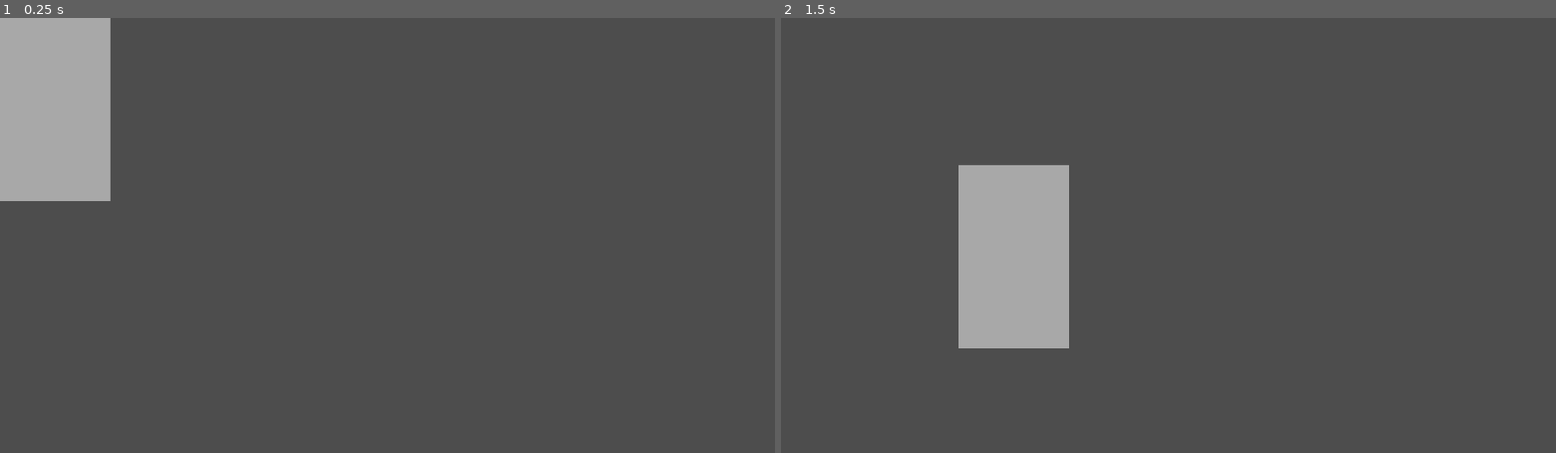
Above: before the commit, frames 1-2 (left to right).
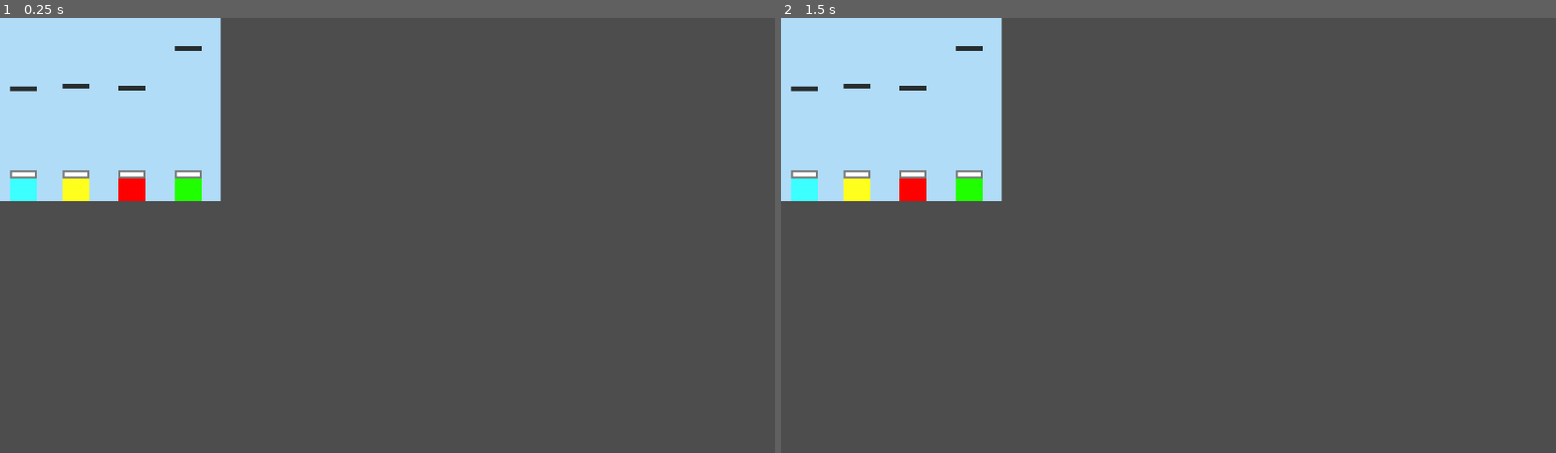
Above: after the commit, the same moments.

Repository: diceysnikey/untitled-popup-arcade-game
Game: Godot game, scene res://scenes/game.tscn
Two runs of this game, one before a commit and one after it. Both use one fixed random seed, a clock stepped at 60 frames per second and the inputs below.
Inputs (mouse positions are in pixels of both pictures, inside the frame that each line leads up to):
- Up to frame 1 (0.25 s): no input
- Up to frame 2 (1.5 s): tap Enter at 0.5 s; move the mouse to (835, 109) at 0.52 s; press the mouse at (835, 109) at 0.53 s; tap Space at 1.25 s; move the mouse to (1013, 257) at 1.27 s; release the mouse at (1013, 257) at 1.28 s; click (1013, 257) at 1.35 s

The runs differ from the first frame. In frame 1, 12% of the frame differs, in the area x 0-29%, y 0-43%; in frame 2, 18%, in the area x 0-38%, y 0-76%.

Commit message:
Added the first minigame, Budget

Diff:
--- /dev/null
+++ b/minigame_tasks/task_budget.gd
@@ -0,0 +1,88 @@
+extends "res://scripts/window.gd"
+
+var pillar_mouse_tracker = {
+	"Pillar1": false, "Pillar2": false, "Pillar3": false, "Pillar4":false
+	}
+var pillar_dragging_tracker = {
+	"Pillar1": false, "Pillar2": false, "Pillar3": false, "Pillar4":false
+	}
+var target_tracker = {
+	"Target1": false, "Target2": false, "Target3": false, "Target4": false,
+}
+var distance_offset = 0
+
+func _setup_connections() -> void:
+	for i in range(1, 5):
+		var pillar_i = "Pillar" + str(i)
+		get_node(pillar_i).get_child(0).mouse_entered.connect(_update_pillar_mouse_tracker.bind(pillar_i, true))
+		get_node(pillar_i).get_child(0).mouse_exited.connect(_update_pillar_mouse_tracker.bind(pillar_i, false))
+	for i in range(1, 5):
+		var target_i = "Target" + str(i)
+		get_node(target_i).get_child(0).area_entered.connect(_update_target_tracker.bind(target_i, true))
+		get_node(target_i).get_child(0).area_exited.connect(_update_target_tracker.bind(target_i, false))
+
+# Dragging/Resizing Start
+func _update_pillar_mouse_tracker(pillar:String, mouse_inside_pillar:bool):
+	pillar_mouse_tracker[pillar] = mouse_inside_pillar
+func _pillar_dragging_logic(pillar:String) -> void:
+	if Input.is_action_just_pressed("Hold_Left"):
+		_set_distanceOffset(pillar)
+		pillar_dragging_tracker[pillar] = true
+	if Input.is_action_pressed("Hold_Left") and pillar_dragging_tracker[pillar]:
+		get_node(pillar).global_position.y = clamp(get_global_mouse_position().y + distance_offset, 0, $ColorRect.size.y - 40)
+		_pillar_sizing_logic(pillar)
+	if Input.is_action_just_released("Hold_Left"):
+		pillar_dragging_tracker[pillar] = false
+func _pillar_sizing_logic(pillar:String) -> void:
+	var distance_to_bottom = $ColorRect.size.y - get_node(pillar).global_position.y
+	get_node(pillar).size.y = distance_to_bottom
+func _call_pillar_dragging_logic() -> void:
+	if pillar_mouse_tracker.find_key(true) != null or pillar_dragging_tracker.find_key(true) != null:
+		if pillar_dragging_tracker.find_key(true) != null:
+			_pillar_dragging_logic(pillar_dragging_tracker.find_key(true))
+		else:
+			_pillar_dragging_logic(pillar_mouse_tracker.find_key(true))
+func _set_distanceOffset(pillar:String) -> void:
+	distance_offset = get_node(pillar).global_position.y - get_global_mouse_position().y
+# Dragging/Resizing End
+
+# Target Start
+func _update_target_tracker(area:Area2D, target:String, target_entered:bool) -> void:
+	if area.is_in_group("PillarTargetArea"):
+		target_tracker[target] = target_entered
+		_change_target_color(target, target_entered)
+func _setup_targets() -> void:
+	for target in target_tracker:
+		get_node(target).global_position.y = randi_range(0, $ColorRect.size.y - 60)
+func _change_target_color(target:String, target_entered:bool) -> void:
+	if target_entered:
+		get_node(target).color = Color(0.157, 0.929, 0.18, 1.0)
+	else:
+		get_node(target).color = Color(0.157, 0.176, 0.18)
+# Target End
+
+func _check_for_win() -> void:
+	var count = 0
+	for target in target_tracker:
+		if target_tracker[target]:
+			count += 1
+	if count == 4 and pillar_dragging_tracker.find_key(true) == null:
+		_task_completed()
+
+func _task_completed() -> void:
+	$Blur.visible = true
+	$Checkmark.visible = true
+	for child in get_children():
+		child.process_mode = Node.PROCESS_MODE_DISABLED
+	await get_tree().create_timer(2).timeout
+	self.queue_free()
+
+func _ready() -> void:
+	super._ready()
+	_setup_connections()
+	_setup_targets()
+
+func _process(delta: float) -> void:
+	super._process(delta)
+	_call_pillar_dragging_logic()
+	_check_for_win()
--- /dev/null
+++ b/minigame_tasks/task_budget.tscn
@@ -0,0 +1,203 @@
+[gd_scene format=3 uid="uid://b7cvq8k2uvcoy"]
+
+[ext_resource type="Script" uid="uid://pue7nitftewn" path="res://minigame_tasks/task_budget.gd" id="1_0tesw"]
+[ext_resource type="Texture2D" uid="uid://b60wh6equ8nyc" path="res://textures_and_audios/checkmark.png" id="2_inj3t"]
+
+[sub_resource type="RectangleShape2D" id="RectangleShape2D_inj3t"]
+size = Vector2(328, 273)
+
+[sub_resource type="RectangleShape2D" id="RectangleShape2D_24sc2"]
+size = Vector2(34, 6)
+
+[sub_resource type="RectangleShape2D" id="RectangleShape2D_0tesw"]
+size = Vector2(40, 7)
+
+[node name="Task_Budget" type="Node2D" unique_id=1479175470]
+process_mode = 3
+script = ExtResource("1_0tesw")
+
+[node name="ColorRect" type="ColorRect" parent="." unique_id=226447483]
+offset_right = 328.0
+offset_bottom = 273.0
+mouse_filter = 2
+color = Color(0.68963265, 0.8629644, 0.9705463, 1)
+
+[node name="Area2D" type="Area2D" parent="." unique_id=968812089]
+visible = false
+modulate = Color(0.35970744, 0.83901966, 1.540184e-06, 1)
+
+[node name="CollisionShape2D" type="CollisionShape2D" parent="Area2D" unique_id=96044623]
+position = Vector2(164, 136.5)
+shape = SubResource("RectangleShape2D_inj3t")
+
+[node name="Pillar1" type="ColorRect" parent="." unique_id=163799007]
+offset_left = 15.0
+offset_top = 233.0
+offset_right = 55.0
+offset_bottom = 273.0
+color = Color(0.23529412, 1, 1, 1)
+
+[node name="Slider" type="ColorRect" parent="Pillar1" unique_id=1602855852]
+layout_mode = 0
+offset_top = -6.0
+offset_right = 40.0
+offset_bottom = 6.0
+color = Color(0.48178947, 0.48178947, 0.48178947, 1)
+
+[node name="TargetInteracter" type="Area2D" parent="Pillar1" unique_id=172275147 groups=["PillarTargetArea"]]
+
+[node name="ColorRect" type="ColorRect" parent="Pillar1/TargetInteracter" unique_id=130281802]
+offset_left = 3.0
+offset_top = -3.0
+offset_right = 37.0
+offset_bottom = 3.0
+mouse_filter = 2
+
+[node name="CollisionShape2D" type="CollisionShape2D" parent="Pillar1/TargetInteracter" unique_id=657400862]
+position = Vector2(20, 0)
+shape = SubResource("RectangleShape2D_24sc2")
+
+[node name="Pillar2" type="ColorRect" parent="." unique_id=1453034051]
+offset_left = 93.0
+offset_top = 233.0
+offset_right = 133.0
+offset_bottom = 273.0
+color = Color(1, 1, 0.11372549, 1)
+
+[node name="Slider" type="ColorRect" parent="Pillar2" unique_id=491248561]
+layout_mode = 0
+offset_top = -6.0
+offset_right = 40.0
+offset_bottom = 6.0
+color = Color(0.48178947, 0.48178947, 0.48178947, 1)
+
+[node name="TargetInteracter" type="Area2D" parent="Pillar2" unique_id=1250219922 groups=["PillarTargetArea"]]
+
+[node name="ColorRect" type="ColorRect" parent="Pillar2/TargetInteracter" unique_id=195351227]
+offset_left = 3.0
+offset_top = -3.0
+offset_right = 37.0
+offset_bottom = 3.0
+mouse_filter = 2
+
+[node name="CollisionShape2D" type="CollisionShape2D" parent="Pillar2/TargetInteracter" unique_id=311789715]
+position = Vector2(20, 0)
+shape = SubResource("RectangleShape2D_24sc2")
+
+[node name="Pillar3" type="ColorRect" parent="." unique_id=1822541170]
+offset_left = 176.0
+offset_top = 233.0
+offset_right = 216.0
+offset_bottom = 273.0
+color = Color(1, 0, 0, 1)
+
+[node name="Slider" type="ColorRect" parent="Pillar3" unique_id=734681130]
+layout_mode = 0
+offset_top = -6.0
+offset_right = 40.0
+offset_bottom = 6.0
+color = Color(0.48178947, 0.48178947, 0.48178947, 1)
+
+[node name="TargetInteracter" type="Area2D" parent="Pillar3" unique_id=90439770 groups=["PillarTargetArea"]]
+
+[node name="ColorRect" type="ColorRect" parent="Pillar3/TargetInteracter" unique_id=134211469]
+offset_left = 3.0
+offset_top = -3.0
+offset_right = 37.0
+offset_bottom = 3.0
+mouse_filter = 2
+
+[node name="CollisionShape2D" type="CollisionShape2D" parent="Pillar3/TargetInteracter" unique_id=527745094]
+position = Vector2(20, 0)
+shape = SubResource("RectangleShape2D_24sc2")
+
+[node name="Pillar4" type="ColorRect" parent="." unique_id=1394133555]
+offset_left = 260.0
+offset_top = 233.0
+offset_right = 300.0
+offset_bottom = 273.0
+color = Color(0.12156863, 1, 0, 1)
+
+[node name="Slider" type="ColorRect" parent="Pillar4" unique_id=1946005839]
+layout_mode = 0
+offset_top = -6.0
+offset_right = 40.0
+offset_bottom = 6.0
+color = Color(0.48178947, 0.48178947, 0.48178947, 1)
+
+[node name="TargetInteracter" type="Area2D" parent="Pillar4" unique_id=271256707 groups=["PillarTargetArea"]]
+
+[node name="ColorRect" type="ColorRect" parent="Pillar4/TargetInteracter" unique_id=940606048]
+offset_left = 3.0
+offset_top = -3.0
+offset_right = 37.0
+offset_bottom = 3.0
+mouse_filter = 2
+
+[node name="CollisionShape2D" type="CollisionShape2D" parent="Pillar4/TargetInteracter" unique_id=465343358]
+position = Vector2(20, 0)
+shape = SubResource("RectangleShape2D_24sc2")
+
+[node name="Target1" type="ColorRect" parent="." unique_id=538418346]
+offset_left = 15.0
+offset_right = 55.0
+offset_bottom = 7.0
+mouse_filter = 2
+color = Color(0.15686275, 0.1764706, 0.18039216, 1)
+
+[node name="Area2D" type="Area2D" parent="Target1" unique_id=2057302773]
+
+[node name="CollisionShape2D" type="CollisionShape2D" parent="Target1/Area2D" unique_id=484358892]
+position = Vector2(20, 3.5)
+shape = SubResource("RectangleShape2D_0tesw")
+
+[node name="Target2" type="ColorRect" parent="." unique_id=843079162]
+offset_left = 93.0
+offset_right = 133.0
+offset_bottom = 7.0
+mouse_filter = 2
+color = Color(0.155767, 0.17800295, 0.18021259, 1)
+
+[node name="Area2D" type="Area2D" parent="Target2" unique_id=1603448189]
+
+[node name="CollisionShape2D" type="CollisionShape2D" parent="Target2/Area2D" unique_id=1733555034]
+position = Vector2(20, 3.5)
+shape = SubResource("RectangleShape2D_0tesw")
+
+[node name="Target3" type="ColorRect" parent="." unique_id=1009482456]
+offset_left = 176.0
+offset_right = 216.0
+offset_bottom = 7.0
+mouse_filter = 2
+color = Color(0.155767, 0.17800295, 0.18021259, 1)
+
+[node name="Area2D" type="Area2D" parent="Target3" unique_id=1011121421]
+
+[node name="CollisionShape2D" type="CollisionShape2D" parent="Target3/Area2D" unique_id=835873532]
+position = Vector2(20, 3.5)
+shape = SubResource("RectangleShape2D_0tesw")
+
+[node name="Target4" type="ColorRect" parent="." unique_id=198773438]
+offset_left = 260.0
+offset_right = 300.0
+offset_bottom = 7.0
+mouse_filter = 2
+color = Color(0.155767, 0.17800295, 0.18021259, 1)
+
+[node name="Area2D" type="Area2D" parent="Target4" unique_id=1367654792]
+
+[node name="CollisionShape2D" type="CollisionShape2D" parent="Target4/Area2D" unique_id=1066976966]
+position = Vector2(20, 3.5)
+shape = SubResource("RectangleShape2D_0tesw")
+
+[node name="Blur" type="ColorRect" parent="." unique_id=1868814619]
+visible = false
+offset_right = 328.0
+offset_bottom = 273.0
+color = Color(0.105882354, 0.105882354, 0.105882354, 0.73333335)
+
+[node name="Checkmark" type="Sprite2D" parent="." unique_id=364041636]
+visible = false
+position = Vector2(160, 145)
+scale = Vector2(2.25, 2.25)
+texture = ExtResource("2_inj3t")
--- a/project.godot
+++ b/project.godot
@@ -14,6 +14,10 @@
 run/main_scene="res://scenes/game.tscn"
 config/features=PackedStringArray("4.6", "GL Compatibility")
 config/icon="res://textures_and_audios/icon.svg"
+
+[display]
+
+window/stretch/scale_mode="integer"
 
 [editor_plugins]
 
@@ -33,6 +37,8 @@
 
 [rendering]
 
+textures/canvas_textures/default_texture_filter=0
 rendering_device/driver.windows="d3d12"
 renderer/rendering_method="gl_compatibility"
 renderer/rendering_method.mobile="gl_compatibility"
+2d/snap/snap_2d_transforms_to_pixel=true
--- a/scripts/game.gd
+++ b/scripts/game.gd
@@ -1,4 +1,4 @@
 extends Node2D
 
 func _ready() -> void:
-	add_child(preload("res://scenes/window.tscn").instantiate())
+	add_child(preload("res://minigame_tasks/task_budget.tscn").instantiate())
--- a/scripts/window.gd
+++ b/scripts/window.gd
@@ -3,7 +3,6 @@
 var mouse_inside = false
 var dragging = false
 var mouse_distance_offset:Vector2
-
 
 func _mouse_entered_area() -> void:
 	mouse_inside = true
@@ -11,7 +10,6 @@
 	mouse_inside = false
 func _set_mouse_distance_offset() -> void:
 	mouse_distance_offset = global_position - get_global_mouse_position()
-
 
 func _ready() -> void:
 	$Area2D.mouse_entered.connect(_mouse_entered_area)
Not shown, added: minigame_tasks/task_budget.gd.uid
Binary file added: textures_and_audios/checkmark.png
